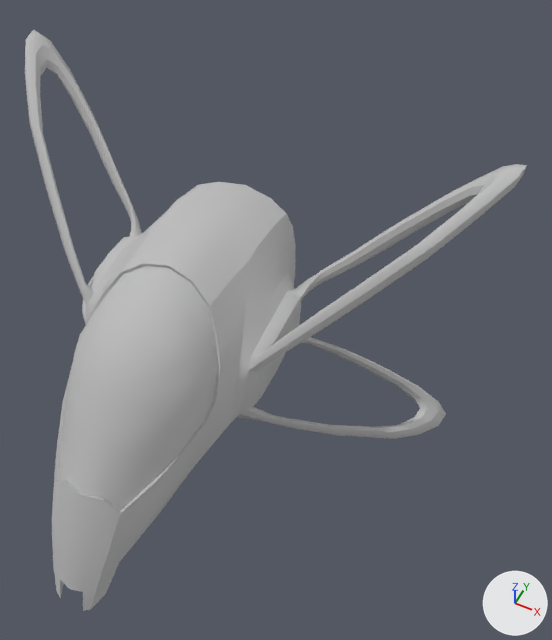
The FBX model Assets/Models/Ship1.fbx, before and after one commit.
Both versions are drawn from a 50 mm lens placed at (0.0377, -0.0527, 0.0676), pointed at (0.0105, 0.0017, -0.0004). Every picture has the same lights, and +X, +Y and +Z are marked at lower right. Where no turn or scale is listed for an object, it has been applied to the vertices.

The older version as bpy lines, for what is in view:
```python
mat_ship1shader = principled_material('ship1Shader')
mat_ship1shader.base_color = (0.5, 0.5, 0.5)  # grey #bcbcbc
mat_ship1shader.roughness = 0.749
me_mesh = bpy.data.meshes.new('Mesh')
me_mesh.from_pydata(...)  # 1258 vertices, 1264 faces; spans x -0.032..0.0319, y -0.0317..0.0176, z -0.0256..0.0191
me_mesh.materials.append(mat_ship1shader)  # grey #bcbcbc
ob_ship = bpy.data.objects.new('ship', me_mesh)
ob_ship.location = (0.0, 0.0, 0.0)
```
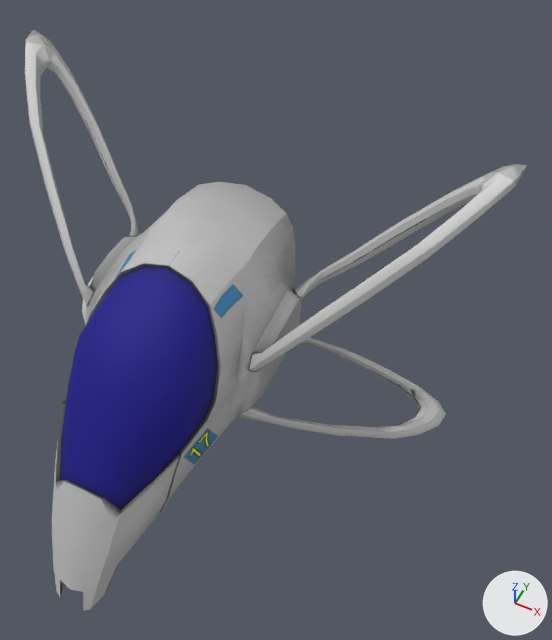
Changed parts and their boxes [x1, y1, x2, y2] in the pictures (552 x 640 px):
'ship', surface changed: [25, 29, 527, 598] in both

Edits to the bpy script that builds the scene:
```text
Add img_ship1texture_png:
    img_ship1texture_png = load_image('ship1Texture.png', 'Materials/ship1Texture.png', 2064, 2064, 'sRGB')
Add img_ship1texturebump_png:
    img_ship1texturebump_png = load_image('ship1TextureBump.png', 'Materials/ship1TextureBump.png', 2064, 2064, 'Non-Color')
Change mat_ship1shader:
    where n0 = _N.new('ShaderNodeBsdfPrincipled'); n0.name = 'Principled BSDF'
    remove n0.inputs[0].default_value = (0.5, 0.5, 0.5, 1.0)  # 'Base Color', grey #bcbcbc
    add n2 = _N.new('ShaderNodeTexImage'); n2.name = 'Image Texture'
    add n2.image = img_ship1texture_png
    add n3 = _N.new('ShaderNodeTexImage'); n3.name = 'Image Texture.001'
    add n3.image = img_ship1texturebump_png
    add n4 = _N.new('ShaderNodeNormalMap'); n4.name = 'Normal Map'
    add n4.inputs[0].default_value = 0.03  # 'Strength'
    add _L.new(n2.outputs[0], n0.inputs[0])  # 'Color' to 'Base Color'
    add _L.new(n2.outputs[1], n0.inputs[4])  # 'Alpha' to 'Alpha'
    add _L.new(n3.outputs[0], n4.inputs[1])  # 'Color' to 'Color'
    add _L.new(n4.outputs[0], n0.inputs[5])  # 'Normal' to 'Normal'
```
